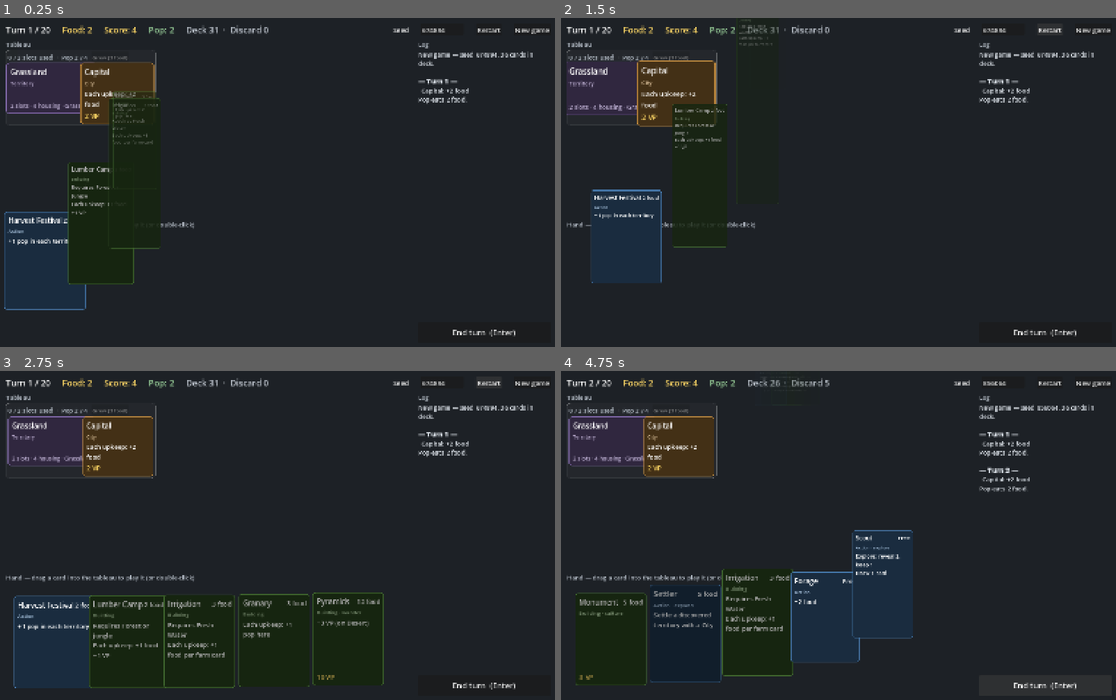
Above: before the commit, frames 1-4 (two rows, left to right).
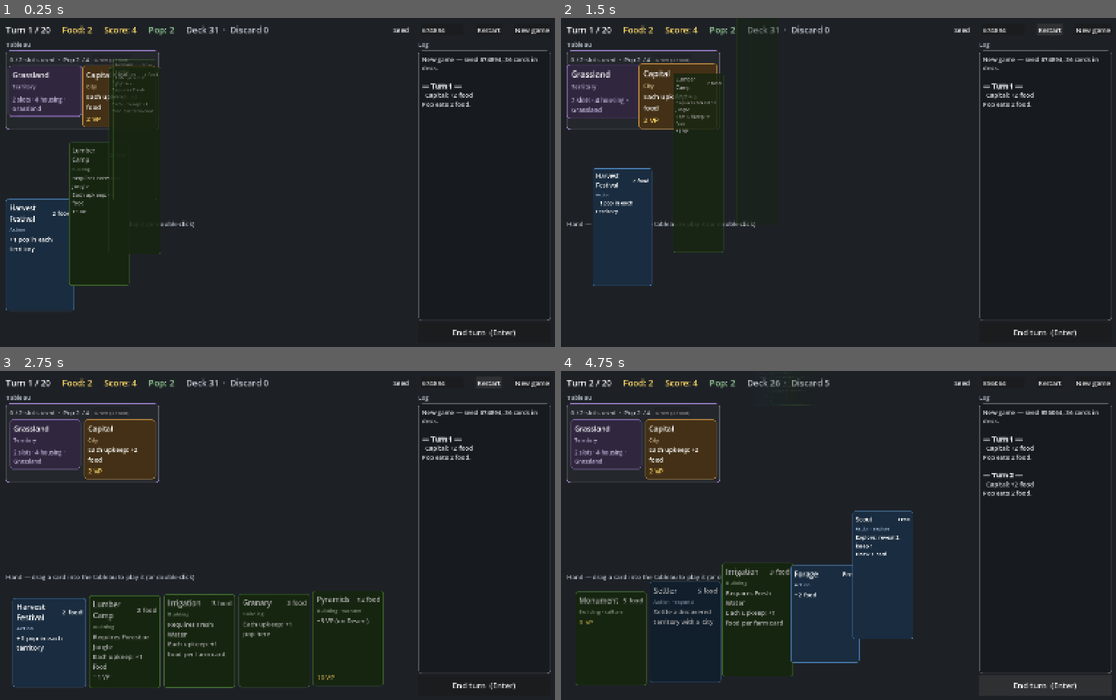
Above: after the commit, the same moments.

Repository: r888888888/4x-card-game
Game: Godot game, scene res://ui/main.tscn
Two runs of this game, one before a commit and one after it. Both use one fixed random seed, a clock stepped at 60 frames per second and the inputs below.
Inputs:
- Up to frame 1 (0.25 s): no input
- Up to frame 2 (1.5 s): click "Restart" at 0.5 s; click "Restart" at 1.25 s
- Up to frame 3 (2.75 s): click "Restart" at 2 s
- Up to frame 4 (4.75 s): click "New game" at 2.75 s; click "New game" at 3.5 s; click "End turn (Enter)" at 4.25 s

The runs differ from the first frame. In frame 1, 5.7% of the frame differs, in the area x 0-100%, y 9-92%; in frame 2, 5.7%; in frame 3, 5.9%; in frame 4, 7.2%, in the area x 1-100%, y 9-94%.

Commit message:
014: cards wrap instead of overlapping; section spacing; explore choice overlay; opaque overlay panels; log panel
Co-Authored-By: Claude Opus 5.5 <noreply@anthropic.com>

Diff:
--- a/ui/card_view.gd
+++ b/ui/card_view.gd
@@ -92,6 +92,7 @@
 	if in_hand:
 		var cost := _label(_cost_text(def.cost), 19)
 		cost.name = "Cost"
+		cost.autowrap_mode = TextServer.AUTOWRAP_OFF  # the title wraps around it instead
 		header.add_child(cost)
 
 	var subtitle := def.type.capitalize()
@@ -100,17 +101,21 @@
 		subtitle += " · " + ", ".join(PackedStringArray(shown_tags))
 	_box.add_child(_label(subtitle, 16, _color.lightened(0.5)))
 
-	var rules := _label(def.rules_text(card_db), 19)
-	rules.autowrap_mode = TextServer.AUTOWRAP_WORD_SMART
-	rules.size_flags_vertical = Control.SIZE_EXPAND_FILL
-	_box.add_child(rules)
+	var rules_text := def.rules_text(card_db)
+	if rules_text != "":  # territories have none; an empty label would still take a line
+		var rules := _label(rules_text, 19)
+		rules.size_flags_vertical = Control.SIZE_EXPAND_FILL
+		_box.add_child(rules)
 
 	if def.type == "territory":
 		var info := "%d slot%s · %d housing" % [def.slots, "" if def.slots == 1 else "s", def.housing]
 		var names := def.keywords.map(func(k): return k.capitalize())
 		if not names.is_empty():
 			info += " · " + ", ".join(PackedStringArray(names))
-		_box.add_child(_label(info, 17, _color.lightened(0.5)))
+		var info_label := _label(info, 17, _color.lightened(0.5))
+		info_label.size_flags_vertical = Control.SIZE_EXPAND_FILL  # sits at the bottom of the card
+		info_label.vertical_alignment = VERTICAL_ALIGNMENT_BOTTOM
+		_box.add_child(info_label)
 
 	if def.vp > 0:
 		_box.add_child(_label("%d VP" % def.vp, 20, Color("ffd966")))
@@ -267,8 +272,11 @@
 		State.REST:
 			var w := _weight(Anim.REST_SHARPNESS, delta)
 			_rest_offset = _rest_offset.lerp(Vector2.ZERO, w)
-			_lift = lerpf(_lift, -Anim.HOVER_LIFT if _hover else 0.0, w)
-			_base_scale = lerpf(_base_scale, Anim.HOVER_SCALE if _hover else 1.0, w)
+			# Only hand cards lift and grow: the hand row has room for it; the scrolling frontier and
+			# tableau would clip a lifted target, so those show hover by border and shadow alone.
+			var lifted := _hover and in_hand
+			_lift = lerpf(_lift, -Anim.HOVER_LIFT if lifted else 0.0, w)
+			_base_scale = lerpf(_base_scale, Anim.HOVER_SCALE if lifted else 1.0, w)
 			rotation = lerp_angle(rotation, 0.0, w)
 			position = _rest_pos() + _rest_offset + Vector2(_shake_x, _lift)
 			_fit_to_slot()
@@ -438,9 +446,11 @@
 	return "Free" if parts.is_empty() else ", ".join(parts)
 
 
+## A card label. It wraps, so long text makes the card taller rather than wider than its slot.
 static func _label(text: String, font_size: int, color := Color.WHITE) -> Label:
 	var label := Label.new()
 	label.text = text
+	label.autowrap_mode = TextServer.AUTOWRAP_WORD_SMART
 	label.add_theme_font_size_override("font_size", font_size)
 	label.add_theme_color_override("font_color", color)
 	label.mouse_filter = Control.MOUSE_FILTER_IGNORE
--- a/ui/main.gd
+++ b/ui/main.gd
@@ -5,6 +5,13 @@
 ## Card views stay alive between refreshes (_views, keyed by uid), so they can animate from where
 ## they were to where the engine now says they are. Cards in motion live on _fx, a layer above the
 ## board; at rest they sit in slot Controls inside the hand, tableau, frontier and choice containers.
+
+const SECTION_GAP := 22  # between the frontier, tableau and hand sections
+const HEADING_GAP := 6  # from a heading to its content
+const CARD_GAP := 10  # between cards in a row
+const GROUP_GAP := 16  # between territory groups in the tableau
+const GROUP_PADDING := 11  # inside a territory group's frame
+const PANEL_COLOR := Color("171a1e")  # log panel background
 
 var _turn_label: Label
 var _food_label: Label
@@ -17,8 +24,9 @@
 var _tableau_scroll: ScrollContainer
 var _hand: HBoxContainer
 var _frontier: HBoxContainer  # discovered, unsettled territories
-var _frontier_heading: Label
-var _choice_panel: PanelContainer  # shown while an explore choice is pending
+var _frontier_section: Control  # the frontier's heading and row, hidden while it is empty
+var _choice_overlay: Control  # dims the board while an explore choice is pending
+var _choice_panel: PanelContainer  # the centred panel on _choice_overlay
 var _reveal: HBoxContainer  # the revealed territories to choose from, inside _choice_panel
 var _log: RichTextLabel
 var _end_turn_button: Button
@@ -50,7 +58,7 @@
 	var row: HBoxContainer
 
 	func set_lit(on: bool) -> void:
-		style.border_color = CardView.HIGHLIGHT_COLOR if on else Color(1, 1, 1, 0.12)
+		style.border_color = CardView.HIGHLIGHT_COLOR if on else CardView.TYPE_COLORS.territory
 		style.set_border_width_all(3 if on else 1)
 
 
@@ -256,7 +264,7 @@
 func _over_drop_zone() -> bool:
 	var mouse := get_global_mouse_position()
 	return _tableau_scroll.get_global_rect().has_point(mouse) \
-		or (_frontier.visible and _frontier.get_global_rect().has_point(mouse))
+		or (_frontier.is_visible_in_tree() and _frontier.get_global_rect().has_point(mouse))
 
 
 ## What the mouse is over as a target: a territory group's territory uid, else the uid of the
@@ -340,9 +348,8 @@
 		_place(frontier[i], false, _frontier, i, 0.0)
 	for i in reveal.size():
 		_place(reveal[reveal.size() - 1 - i], false, _reveal, i, 0.0)  # top of the deck first
-	_frontier_heading.visible = not frontier.is_empty()
-	_frontier.visible = not frontier.is_empty()
-	_choice_panel.visible = not e.pending_choice.is_empty()
+	_frontier_section.visible = not frontier.is_empty()
+	_choice_overlay.visible = not e.pending_choice.is_empty()
 	_animate_outcome()
 
 	_end_turn_button.disabled = e.is_over or not e.pending_choice.is_empty()
@@ -411,11 +418,12 @@
 	group.style = StyleBoxFlat.new()
 	group.style.bg_color = Color(1, 1, 1, 0.03)
 	group.style.set_corner_radius_all(10)
-	group.style.set_content_margin_all(6)
+	group.style.set_content_margin_all(GROUP_PADDING)
 	group.set_lit(false)
 	group.frame.add_theme_stylebox_override("panel", group.style)
 	var box := VBoxContainer.new()
 	box.mouse_filter = Control.MOUSE_FILTER_IGNORE
+	box.add_theme_constant_override("separation", HEADING_GAP)
 	group.frame.add_child(box)
 	var header := HBoxContainer.new()
 	header.add_theme_constant_override("separation", 12)
@@ -427,7 +435,7 @@
 	header.add_child(group.grow_button)
 	group.row = HBoxContainer.new()
 	group.row.mouse_filter = Control.MOUSE_FILTER_IGNORE
-	group.row.add_theme_constant_override("separation", 10)
+	group.row.add_theme_constant_override("separation", CARD_GAP)
 	box.add_child(group.row)
 	_tableau.add_child(group.frame)
 	return group
@@ -635,7 +643,7 @@
 
 
 func _show_load_errors(errors: Array[String]) -> void:
-	var overlay := _overlay()
+	var overlay := _overlay(CardView.WARN_COLOR)
 	var box := overlay.get_meta("box") as VBoxContainer
 	box.add_child(_heading("Game data has errors — fix data/*.json and restart"))
 	var text := RichTextLabel.new()
@@ -697,45 +705,37 @@
 
 	var play_area := VBoxContainer.new()
 	play_area.size_flags_horizontal = Control.SIZE_EXPAND_FILL
+	play_area.add_theme_constant_override("separation", SECTION_GAP)
 	body.add_child(play_area)
-	_choice_panel = PanelContainer.new()
-	var choice_style := StyleBoxFlat.new()
-	choice_style.bg_color = Color(0.54, 0.44, 0.71, 0.12)
-	choice_style.border_color = CardView.TYPE_COLORS.territory
-	choice_style.set_border_width_all(2)
-	choice_style.set_corner_radius_all(10)
-	choice_style.set_content_margin_all(10)
-	_choice_panel.add_theme_stylebox_override("panel", choice_style)
-	_choice_panel.hide()
-	play_area.add_child(_choice_panel)
-	var choice_box := VBoxContainer.new()
-	_choice_panel.add_child(choice_box)
-	choice_box.add_child(_heading("Explore — click a territory to keep it in the frontier; the other goes to the bottom of the territory deck"))
-	_reveal = HBoxContainer.new()
-	_reveal.add_theme_constant_override("separation", 12)
-	choice_box.add_child(_reveal)
-	_frontier_heading = _heading("Frontier — discovered, not yet settled")
-	_frontier_heading.hide()
-	play_area.add_child(_frontier_heading)
+
+	_frontier_section = _section(play_area, "Frontier — discovered, not yet settled")
+	_frontier_section.hide()
+	var frontier_scroll := ScrollContainer.new()
+	frontier_scroll.vertical_scroll_mode = ScrollContainer.SCROLL_MODE_DISABLED
+	_frontier_section.add_child(frontier_scroll)
 	_frontier = HBoxContainer.new()
-	_frontier.add_theme_constant_override("separation", 10)
-	_frontier.hide()
-	play_area.add_child(_frontier)
-	play_area.add_child(_heading("Tableau"))
+	_frontier.add_theme_constant_override("separation", CARD_GAP)
+	frontier_scroll.add_child(_frontier)
+
+	var tableau_section := _section(play_area, "Tableau")
+	tableau_section.size_flags_vertical = Control.SIZE_EXPAND_FILL
 	_tableau_scroll = ScrollContainer.new()
 	_tableau_scroll.size_flags_vertical = Control.SIZE_EXPAND_FILL
 	_tableau_scroll.horizontal_scroll_mode = ScrollContainer.SCROLL_MODE_DISABLED
-	play_area.add_child(_tableau_scroll)
+	# Room for one territory group (header, a row of tableau cards, padding) before it scrolls.
+	_tableau_scroll.custom_minimum_size.y = CardView.TABLEAU_SIZE.y + 100
+	tableau_section.add_child(_tableau_scroll)
 	_tableau = HFlowContainer.new()
 	_tableau.size_flags_horizontal = Control.SIZE_EXPAND_FILL
-	_tableau.add_theme_constant_override("h_separation", 10)
-	_tableau.add_theme_constant_override("v_separation", 10)
+	_tableau.add_theme_constant_override("h_separation", GROUP_GAP)
+	_tableau.add_theme_constant_override("v_separation", GROUP_GAP)
 	_tableau_scroll.add_child(_tableau)
-	play_area.add_child(_heading("Hand — drag a card into the tableau to play it (or double-click)"))
+
+	var hand_section := _section(play_area, "Hand — drag a card into the tableau to play it (or double-click)")
 	var hand_scroll := ScrollContainer.new()
 	hand_scroll.custom_minimum_size.y = CardView.HAND_SIZE.y + Anim.LIFT_ROOM + 20
 	hand_scroll.vertical_scroll_mode = ScrollContainer.SCROLL_MODE_DISABLED
-	play_area.add_child(hand_scroll)
+	hand_section.add_child(hand_scroll)
 	var hand_pad := MarginContainer.new()
 	hand_pad.add_theme_constant_override("margin_left", int(Anim.HAND_SIDE_ROOM))
 	hand_pad.add_theme_constant_override("margin_right", int(Anim.HAND_SIDE_ROOM))
@@ -744,19 +744,21 @@
 	_hand.add_theme_constant_override("separation", 12)
 	hand_pad.add_child(_hand)
 
-	var side_col := VBoxContainer.new()
+	var side_col := _section(body, "Log")
 	side_col.custom_minimum_size.x = 400
-	body.add_child(side_col)
-	side_col.add_child(_heading("Log"))
+	side_col.size_flags_vertical = Control.SIZE_EXPAND_FILL
+	var log_panel := PanelContainer.new()
+	log_panel.size_flags_vertical = Control.SIZE_EXPAND_FILL
+	log_panel.add_theme_stylebox_override("panel", _panel_style(PANEL_COLOR, Color(1, 1, 1, 0.08), 12))
+	side_col.add_child(log_panel)
 	_log = RichTextLabel.new()
 	_log.bbcode_enabled = true
 	_log.scroll_following = true
 	_log.selection_enabled = true
-	_log.size_flags_vertical = Control.SIZE_EXPAND_FILL
 	_log.add_theme_font_size_override("normal_font_size", 19)
 	_log.add_theme_font_size_override("bold_font_size", 20)
 	_log.add_theme_color_override("default_color", Color("dde3ea"))
-	side_col.add_child(_log)
+	log_panel.add_child(_log)
 	_end_turn_button = _button("End turn  (Enter)", func(): Game.engine.end_turn())
 	_end_turn_button.custom_minimum_size.y = 60
 	_end_turn_button.add_theme_font_size_override("font_size", 24)
@@ -807,6 +809,20 @@
 	_ghost.hide()
 	_tableau.add_child(_ghost)
 
+	# Explore choice: a centred panel over the dimmed board, so the board keeps its layout.
+	_choice_overlay = _overlay(CardView.TYPE_COLORS.territory)
+	_choice_overlay.z_index = 5  # above lifted cards, below the game-over overlay
+	_choice_panel = _choice_overlay.get_meta("panel")
+	var choice_box := _choice_overlay.get_meta("box") as VBoxContainer
+	var choice_title := _heading("Explore")
+	choice_title.add_theme_font_size_override("font_size", 26)
+	choice_title.add_theme_color_override("font_color", Color.WHITE)
+	choice_box.add_child(choice_title)
+	choice_box.add_child(_heading("Keep one territory in the frontier; the other goes to the bottom of the territory deck."))
+	_reveal = HBoxContainer.new()
+	_reveal.add_theme_constant_override("separation", CARD_GAP)
+	choice_box.add_child(_reveal)
+
 	# Game-over overlay.
 	_game_over_overlay = _overlay()
 	var box := _game_over_overlay.get_meta("box") as VBoxContainer
@@ -818,8 +834,9 @@
 	box.add_child(_button("New game", func(): _start_game(-1)))
 
 
-## Full-screen dimmer with a centered panel. The panel's VBox is stored as meta "box".
-func _overlay() -> Control:
+## Full-screen dimmer with a centred, opaque panel. The panel is stored as meta "panel" and its
+## VBox as meta "box".
+func _overlay(border := Color(1, 1, 1, 0.25)) -> Control:
 	var overlay := ColorRect.new()
 	overlay.color = Color(0, 0, 0, 0.65)
 	overlay.set_anchors_and_offsets_preset(Control.PRESET_FULL_RECT)
@@ -830,16 +847,34 @@
 	center.set_anchors_and_offsets_preset(Control.PRESET_FULL_RECT)
 	overlay.add_child(center)
 	var panel := PanelContainer.new()
+	panel.add_theme_stylebox_override("panel", _panel_style(Color("262b31"), border, 24))
 	center.add_child(panel)
-	var pad := MarginContainer.new()
-	for side in ["left", "right", "top", "bottom"]:
-		pad.add_theme_constant_override("margin_" + side, 24)
-	panel.add_child(pad)
 	var box := VBoxContainer.new()
 	box.add_theme_constant_override("separation", 12)
-	pad.add_child(box)
+	panel.add_child(box)
+	overlay.set_meta("panel", panel)
 	overlay.set_meta("box", box)
 	return overlay
+
+
+## A section of the board: a heading with its content close under it. Returns the VBox to add
+## the content to.
+func _section(parent: Control, title: String) -> VBoxContainer:
+	var section := VBoxContainer.new()
+	section.add_theme_constant_override("separation", HEADING_GAP)
+	section.add_child(_heading(title))
+	parent.add_child(section)
+	return section
+
+
+static func _panel_style(bg: Color, border: Color, padding: int) -> StyleBoxFlat:
+	var style := StyleBoxFlat.new()
+	style.bg_color = bg
+	style.border_color = border
+	style.set_border_width_all(1 if border.a < 1.0 else 2)
+	style.set_corner_radius_all(10)
+	style.set_content_margin_all(padding)
+	return style
 
 
 func _stat(parent: Control, color := Color.WHITE) -> Label:
